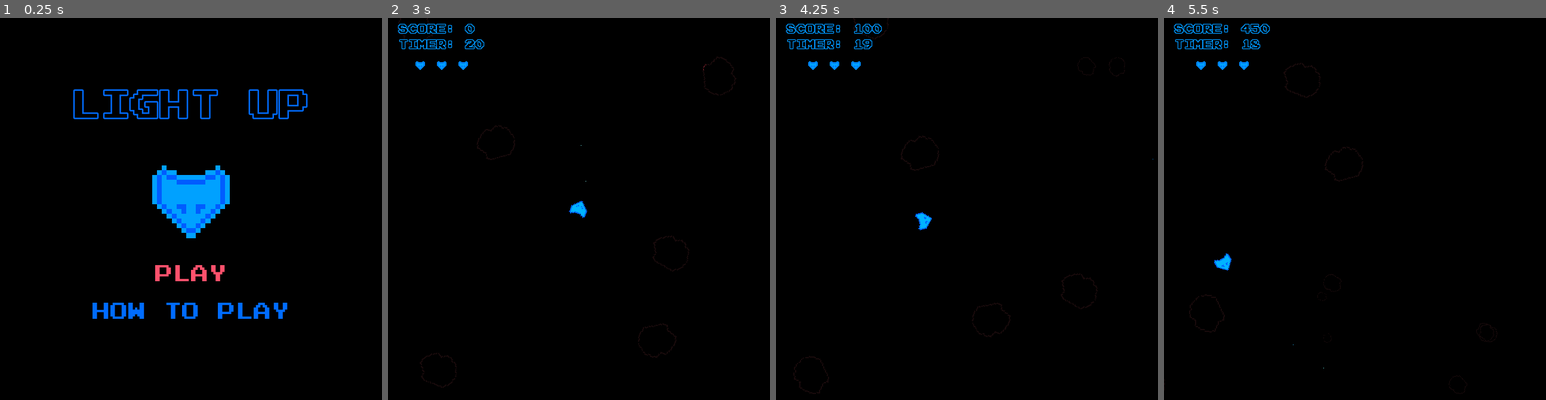
Above: before the commit, frames 1-4 (left to right).
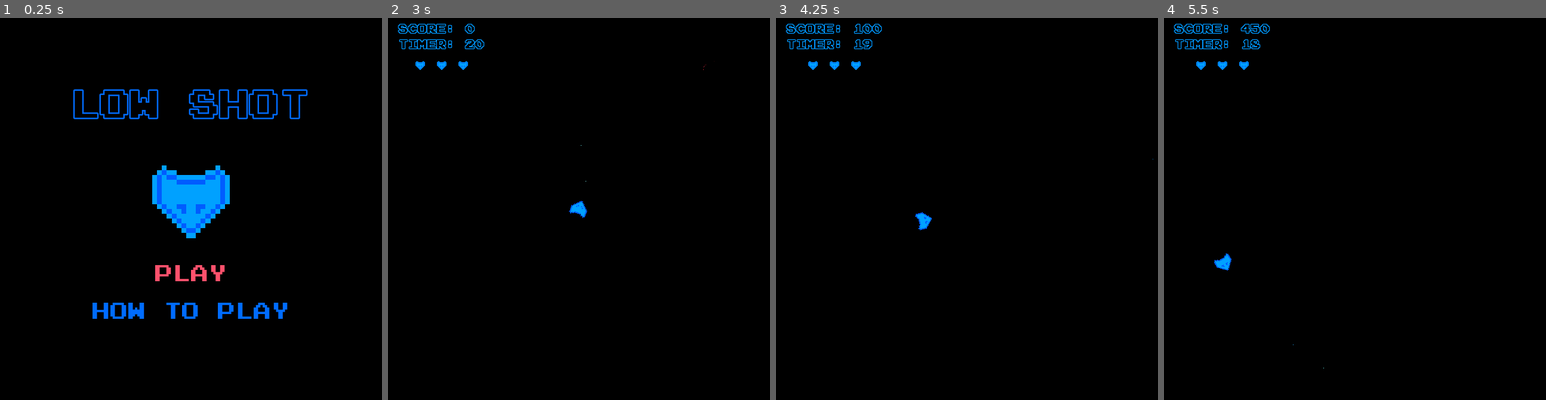
Above: after the commit, the same moments.

Repository: LucMat50/20SecondGameJam2025
Game: Godot game, scene res://scenes/main_menu.tscn
Same seed, same stepped clock (60 frames per second), same inputs: the game is played once before the commit and once after it.
Inputs:
- Up to frame 1 (0.25 s): no input
- Up to frame 2 (3 s): click "PLAY" at 0.5 s; click "PLAY" at 1.25 s; click "HOW TO PLAY" at 2 s; tap Enter at 2.75 s; hold Right (move_right) from 2.78 s (still down); hold Space (shoot) from 2.78 s (still down)
- Up to frame 3 (4.25 s): release Right (move_right) at 3.53 s; release Space (shoot) at 3.53 s; hold Down (move_down) from 3.53 s (still down); tap Space (shoot) at 3.6 s
- Up to frame 4 (5.5 s): release Down (move_down) at 4.28 s; hold Right (move_right) 4.28-5.03 s; hold Space (shoot) 4.28-5.03 s; hold Up (move_up) from 5.03 s (still down); tap Space (shoot) at 5.1 s

The runs differ from the first frame. In frame 1, 1.5% of the frame differs, in the area x 25-81%, y 18-27%; in frame 2, less than 0.1%; in frame 3, less than 0.1%; in frame 4, less than 0.1%.

Commit message:
changes were made

Diff:
--- a/20-second-game-jam-2025/project.godot
+++ b/20-second-game-jam-2025/project.godot
@@ -13,7 +13,11 @@
 config/name="20SecondGameJam2025"
 run/main_scene="uid://d3a1n2v1gumbs"
 config/features=PackedStringArray("4.5", "GL Compatibility")
-config/icon="res://icon.svg"
+config/icon="uid://d31d7e3mgb7ec"
+
+[audio]
+
+buses/default_bus_layout=""
 
 [display]
 
--- /dev/null
+++ b/20-second-game-jam-2025/scenes/game_won.tscn
@@ -0,0 +1,144 @@
+[gd_scene load_steps=15 format=3 uid="uid://cvi56jfqus1sr"]
+
+[ext_resource type="Script" uid="uid://c0ru1cho7uqsc" path="res://scripts/game_won.gd" id="1_bb2ko"]
+[ext_resource type="FontFile" uid="uid://cwqwdy7461r4y" path="res://assets/PressStart2P-Regular.ttf" id="2_xh1nx"]
+[ext_resource type="AudioStream" uid="uid://fa320d514sgq" path="res://sounds/yippee.mp3" id="3_xh1nx"]
+
+[sub_resource type="LabelSettings" id="LabelSettings_wqhvx"]
+font = ExtResource("2_xh1nx")
+font_size = 50
+font_color = Color(0, 0, 0, 1)
+outline_size = 10
+outline_color = Color(1, 0.31814677, 0.42274922, 1)
+
+[sub_resource type="StyleBoxEmpty" id="StyleBoxEmpty_wqhvx"]
+
+[sub_resource type="StyleBoxEmpty" id="StyleBoxEmpty_tbwuq"]
+
+[sub_resource type="StyleBoxEmpty" id="StyleBoxEmpty_v3hpu"]
+
+[sub_resource type="StyleBoxEmpty" id="StyleBoxEmpty_irg28"]
+
+[sub_resource type="StyleBoxEmpty" id="StyleBoxEmpty_2jtsn"]
+
+[sub_resource type="StyleBoxEmpty" id="StyleBoxEmpty_racf3"]
+
+[sub_resource type="StyleBoxEmpty" id="StyleBoxEmpty_7m3ot"]
+
+[sub_resource type="StyleBoxEmpty" id="StyleBoxEmpty_8bugq"]
+
+[sub_resource type="StyleBoxEmpty" id="StyleBoxEmpty_wawo4"]
+
+[sub_resource type="StyleBoxEmpty" id="StyleBoxEmpty_56v3a"]
+
+[node name="Winner" type="Control"]
+layout_mode = 3
+anchors_preset = 5
+anchor_left = 0.5
+anchor_right = 0.5
+grow_horizontal = 2
+script = ExtResource("1_bb2ko")
+
+[node name="Label" type="Label" parent="."]
+layout_mode = 1
+anchors_preset = 8
+anchor_left = 0.5
+anchor_top = 0.5
+anchor_right = 0.5
+anchor_bottom = 0.5
+offset_left = -317.5
+offset_right = 322.5
+offset_bottom = 317.0
+grow_horizontal = 2
+grow_vertical = 2
+text = "YOU WON!"
+label_settings = SubResource("LabelSettings_wqhvx")
+horizontal_alignment = 1
+vertical_alignment = 1
+
+[node name="VBoxContainer1" type="VBoxContainer" parent="."]
+layout_mode = 1
+anchors_preset = 8
+anchor_left = 0.5
+anchor_top = 0.5
+anchor_right = 0.5
+anchor_bottom = 0.5
+offset_left = -190.0
+offset_top = 193.0
+offset_right = 192.0
+offset_bottom = 335.0
+grow_horizontal = 2
+grow_vertical = 2
+theme_override_constants/separation = 33
+alignment = 1
+
+[node name="Score" type="Label" parent="VBoxContainer1"]
+layout_mode = 2
+theme_override_fonts/font = ExtResource("2_xh1nx")
+theme_override_font_sizes/font_size = 30
+text = "SCORE: "
+vertical_alignment = 1
+
+[node name="Highscore" type="Label" parent="VBoxContainer1"]
+layout_mode = 2
+theme_override_fonts/font = ExtResource("2_xh1nx")
+theme_override_font_sizes/font_size = 30
+text = "HIGH SCORE: "
+vertical_alignment = 1
+
+[node name="VBoxContainer2" type="VBoxContainer" parent="."]
+layout_mode = 1
+anchors_preset = 8
+anchor_left = 0.5
+anchor_top = 0.5
+anchor_right = 0.5
+anchor_bottom = 0.5
+offset_left = -79.0
+offset_top = 320.0
+offset_right = 79.0
+offset_bottom = 487.5
+grow_horizontal = 2
+grow_vertical = 2
+theme_override_constants/separation = 33
+alignment = 1
+
+[node name="Retry" type="Button" parent="VBoxContainer2"]
+layout_mode = 2
+focus_neighbor_right = NodePath("../Quit")
+focus_neighbor_bottom = NodePath("../Quit")
+theme_override_colors/font_color = Color(0, 0.42352942, 1, 1)
+theme_override_colors/font_focus_color = Color(1, 0.31764707, 0.42352942, 1)
+theme_override_colors/font_pressed_color = Color(0, 0.42352942, 1, 1)
+theme_override_fonts/font = ExtResource("2_xh1nx")
+theme_override_font_sizes/font_size = 30
+theme_override_styles/normal = SubResource("StyleBoxEmpty_wqhvx")
+theme_override_styles/pressed = SubResource("StyleBoxEmpty_tbwuq")
+theme_override_styles/hover = SubResource("StyleBoxEmpty_v3hpu")
+theme_override_styles/disabled = SubResource("StyleBoxEmpty_irg28")
+theme_override_styles/focus = SubResource("StyleBoxEmpty_2jtsn")
+action_mode = 0
+button_mask = 0
+text = "RETRY"
+icon_alignment = 1
+
+[node name="Quit" type="Button" parent="VBoxContainer2"]
+layout_mode = 2
+theme_override_colors/font_color = Color(0, 0.42352942, 1, 1)
+theme_override_colors/font_focus_color = Color(1, 0.31764707, 0.42352942, 1)
+theme_override_colors/font_pressed_color = Color(0, 0.42352942, 1, 1)
+theme_override_fonts/font = ExtResource("2_xh1nx")
+theme_override_font_sizes/font_size = 30
+theme_override_styles/normal = SubResource("StyleBoxEmpty_racf3")
+theme_override_styles/pressed = SubResource("StyleBoxEmpty_7m3ot")
+theme_override_styles/hover = SubResource("StyleBoxEmpty_8bugq")
+theme_override_styles/disabled = SubResource("StyleBoxEmpty_wawo4")
+theme_override_styles/focus = SubResource("StyleBoxEmpty_56v3a")
+action_mode = 0
+text = "QUIT"
+icon_alignment = 1
+
+[node name="Yippee" type="AudioStreamPlayer" parent="."]
+stream = ExtResource("3_xh1nx")
+
+[connection signal="pressed" from="VBoxContainer2/Retry" to="." method="_on_retry_pressed"]
+[connection signal="pressed" from="VBoxContainer2/Quit" to="." method="_on_quit_pressed"]
--- a/20-second-game-jam-2025/scenes/hud.tscn
+++ b/20-second-game-jam-2025/scenes/hud.tscn
@@ -48,3 +48,6 @@
 
 [node name="WorldTimer" type="Timer" parent="."]
 wait_time = 21.0
+one_shot = true
+
+[connection signal="timeout" from="WorldTimer" to="." method="_on_world_timer_timeout"]
--- a/20-second-game-jam-2025/scenes/life.tscn
+++ b/20-second-game-jam-2025/scenes/life.tscn
@@ -5,4 +5,5 @@
 [node name="Life" type="TextureRect"]
 offset_right = 40.0
 offset_bottom = 40.0
+scale = Vector2(2, 2)
 texture = ExtResource("1_tf86k")
--- a/20-second-game-jam-2025/scenes/main_game.tscn
+++ b/20-second-game-jam-2025/scenes/main_game.tscn
@@ -1,10 +1,28 @@
-[gd_scene load_steps=9 format=3 uid="uid://dcqr5gi5i5ncn"]
+[gd_scene load_steps=12 format=3 uid="uid://dcqr5gi5i5ncn"]
 
 [ext_resource type="Script" uid="uid://dms67abwk14sv" path="res://scripts/main_game.gd" id="1_72e8q"]
 [ext_resource type="PackedScene" uid="uid://vhbebbbfm2e4" path="res://scenes/player.tscn" id="1_s3esy"]
 [ext_resource type="PackedScene" uid="uid://c4oy5tkixvo7t" path="res://scenes/hud.tscn" id="2_0rdsr"]
 [ext_resource type="PackedScene" uid="uid://ceyv1v2yxulx0" path="res://scenes/asteroid.tscn" id="3_d2op2"]
 [ext_resource type="PackedScene" uid="uid://b41p7uf1if2fi" path="res://scenes/game_over.tscn" id="3_ipu61"]
+[ext_resource type="PackedScene" uid="uid://cvi56jfqus1sr" path="res://scenes/game_won.tscn" id="4_70vka"]
+[ext_resource type="AudioStream" uid="uid://brg21vsf2a2wv" path="res://sounds/laser.wav" id="6_ygxny"]
+[ext_resource type="AudioStream" uid="uid://bum0baebfen46" path="res://sounds/asteroid.wav" id="7_wi4c7"]
+
+[sub_resource type="Animation" id="Animation_ygxny"]
+length = 0.001
+tracks/0/type = "value"
+tracks/0/imported = false
+tracks/0/enabled = true
+tracks/0/path = NodePath(".:color")
+tracks/0/interp = 1
+tracks/0/loop_wrap = true
+tracks/0/keys = {
+"times": PackedFloat32Array(0),
+"transitions": PackedFloat32Array(1),
+"update": 0,
+"values": [Color(0, 0, 0, 1)]
+}
 
 [sub_resource type="Animation" id="Animation_ipu61"]
 resource_name = "fade_out"
@@ -18,22 +36,7 @@
 "times": PackedFloat32Array(0, 1),
 "transitions": PackedFloat32Array(1, 1),
 "update": 0,
-"values": [Color(0.11304883, 0.11304883, 0.11304883, 1), Color(1, 1, 1, 1)]
-}
-
-[sub_resource type="Animation" id="Animation_ygxny"]
-length = 0.001
-tracks/0/type = "value"
-tracks/0/imported = false
-tracks/0/enabled = true
-tracks/0/path = NodePath(".:color")
-tracks/0/interp = 1
-tracks/0/loop_wrap = true
-tracks/0/keys = {
-"times": PackedFloat32Array(0),
-"transitions": PackedFloat32Array(1),
-"update": 0,
-"values": [Color(0.11304883, 0.11304883, 0.11304883, 1)]
+"values": [Color(0, 0, 0, 1), Color(1, 1, 1, 1)]
 }
 
 [sub_resource type="AnimationLibrary" id="AnimationLibrary_wi4c7"]
@@ -50,6 +53,9 @@
 [node name="HUD" parent="UI" instance=ExtResource("2_0rdsr")]
 
 [node name="Game Over" parent="UI" instance=ExtResource("3_ipu61")]
+visible = false
+
+[node name="Winner" parent="UI" instance=ExtResource("4_70vka")]
 visible = false
 
 [node name="Player" parent="." instance=ExtResource("1_s3esy")]
@@ -79,12 +85,19 @@
 
 [node name="CanvasModulate" type="CanvasModulate" parent="."]
 modulate = Color(1, 1, 1, 0)
-color = Color(0.11304883, 0.11304883, 0.11304883, 1)
+color = Color(0, 0, 0, 1)
 
 [node name="AnimationPlayer" type="AnimationPlayer" parent="CanvasModulate"]
 libraries = {
 &"": SubResource("AnimationLibrary_wi4c7")
 }
 
+[node name="LaserSound" type="AudioStreamPlayer" parent="."]
+stream = ExtResource("6_ygxny")
+
+[node name="AsteroidSound" type="AudioStreamPlayer" parent="."]
+stream = ExtResource("7_wi4c7")
+
 [connection signal="stop_timer" from="." to="UI/HUD" method="_on_main_game_stop_timer"]
+[connection signal="player_won" from="UI/HUD" to="." method="_on_hud_player_won"]
 [connection signal="animation_finished" from="CanvasModulate/AnimationPlayer" to="." method="_on_animation_player_animation_finished"]
--- a/20-second-game-jam-2025/scenes/main_menu.tscn
+++ b/20-second-game-jam-2025/scenes/main_menu.tscn
@@ -34,7 +34,7 @@
 offset_left = -320.0
 offset_right = 318.0
 offset_bottom = 297.0
-text = "LIGHT UP"
+text = "LOW SHOT"
 label_settings = SubResource("LabelSettings_wu84c")
 horizontal_alignment = 1
 vertical_alignment = 1
--- a/20-second-game-jam-2025/scripts/game_over.gd
+++ b/20-second-game-jam-2025/scripts/game_over.gd
@@ -7,7 +7,6 @@
 	visible = true
 	retryButton.grab_focus()
 
-
 func _on_retry_pressed() -> void:
 	get_tree().change_scene_to_file("res://scenes/main_game.tscn")
 
--- /dev/null
+++ b/20-second-game-jam-2025/scripts/game_won.gd
@@ -0,0 +1,23 @@
+extends Control
+
+@onready var score = $VBoxContainer1/Score:
+	set(value):
+		score.text = "SCORE: " + str(value)
+
+@onready var high_score = $VBoxContainer1/Highscore:
+	set(value):
+		high_score.text = "HIGH SCORE: " + str(value)
+
+@onready var retryButton = $VBoxContainer2/Retry
+@onready var quitButton = $VBoxContainer2/Quit
+
+func _show_screen():
+	$Yippee.play()
+	visible = true
+	retryButton.grab_focus()
+
+func _on_retry_pressed() -> void:
+	get_tree().change_scene_to_file("res://scenes/main_game.tscn")
+
+func _on_quit_pressed() -> void:
+	get_tree().change_scene_to_file("res://scenes/main_menu.tscn")
--- a/20-second-game-jam-2025/scripts/hud.gd
+++ b/20-second-game-jam-2025/scripts/hud.gd
@@ -8,6 +8,11 @@
 @onready var countDown = $VBoxContainer/Timer
 
 @onready var lives = $VBoxContainer/Lives
+
+@onready var canvasMod = $/root/main_game/CanvasModulate/AnimationPlayer
+@onready var player = $/root/main_game/Player
+
+signal player_won
 
 var life_scene = preload("res://scenes/life.tscn")
 
@@ -30,6 +35,10 @@
 func _process(_delta: float) -> void:
 	countDown.text = "TIMER: %02d" % _time_left()
 
-
 func _on_main_game_stop_timer() -> void:
 	timer.paused = true
+
+func _on_world_timer_timeout() -> void:
+	player.set_process_mode(Node.PROCESS_MODE_DISABLED)
+	canvasMod.play("fade_out")
+	emit_signal("player_won")
--- a/20-second-game-jam-2025/scripts/main_game.gd
+++ b/20-second-game-jam-2025/scripts/main_game.gd
@@ -1,10 +1,13 @@
 extends Node2D
+
+const SAVEFILE = "user://savefile.save"
 
 @onready var bullets = $Bullets
 @onready var player = $Player
 @onready var asteroids = $Asteroids
 @onready var hud = $UI/HUD
 @onready var game_over = $"UI/Game Over"
+@onready var game_won = $UI/Winner
 @onready var canvasMod = $CanvasModulate/AnimationPlayer
 
 var asteroid_scene = preload("res://scenes/asteroid.tscn")
@@ -19,15 +22,20 @@
 	set(value):
 		score = value
 		hud.score = score
+		game_won.score = score
 
-var timer := 20:
+var high_score := 0:
 	set(value):
-		timer = value
-		hud.timer = timer
+		high_score = value
+		game_won.high_score = high_score
+
+var current_score = 0
+var player_won = false
 
 signal stop_timer
 
 func _ready():
+	_load_score()
 	score = 0
 	lives = 3
 	game_over.hide()
@@ -39,9 +47,11 @@
 		asteroid.connect("exploded", _on_asteroid_exploded)
 
 func _on_player_bullet_shot(bullet):
+	$LaserSound.play()
 	bullets.add_child(bullet)
 
 func _on_asteroid_exploded(pos, size, points):
+	$AsteroidSound.play()
 	score += points
 	for i in range(2):
 		match size:
@@ -69,6 +79,30 @@
 		canvasMod.play("fade_out")
 		player.set_process_mode(Node.PROCESS_MODE_DISABLED)
 
+func _on_hud_player_won() -> void:
+	player_won = true
+
+func _save_score() -> void:
+	var file = FileAccess.open(SAVEFILE, FileAccess.WRITE_READ)
+	if file:
+		file.store_32(high_score)
+
+func _load_score() -> void:
+	var file = FileAccess.open(SAVEFILE, FileAccess.READ)
+	if FileAccess.file_exists(SAVEFILE):
+		high_score = file.get_32()
+
+func _update_high_score() -> void:
+	if score > high_score:
+		high_score = score
+		_save_score()
+
 func _on_animation_player_animation_finished(anim_name: StringName) -> void:
 	if anim_name == "fade_out":
-		game_over._show_screen()
+		if lives <= 0:
+			game_over._show_screen()
+			print(high_score)
+		elif player_won:
+			_update_high_score()
+			game_won._show_screen()
+			print(high_score)
--- a/20-second-game-jam-2025/scripts/player.gd
+++ b/20-second-game-jam-2025/scripts/player.gd
@@ -52,7 +52,6 @@
 
 	move_and_slide()
 
-
 	var screen_size = get_viewport_rect().size
 	if global_position.y < -200:
 		global_position.y = screen_size.y + 200
@@ -90,7 +89,6 @@
 		velocity = Vector2.ZERO
 		collision.set_deferred("disabled", false)
 
-
 func _on_animation_player_animation_finished(anim_name: StringName) -> void:
 	if anim_name == "blink":
 		respawn(global_position)
Not shown, added: 20-second-game-jam-2025/scripts/game_won.gd.uid
Not shown, added: 20-second-game-jam-2025/sounds/asteroid.wav.import
Not shown, added: 20-second-game-jam-2025/sounds/laser.wav.import
Not shown, added: 20-second-game-jam-2025/sounds/yippee.mp3.import
Not shown, added: 20-second-game-jam-2025/sounds/asteroid.wav
Not shown, added: 20-second-game-jam-2025/sounds/laser.wav
Not shown, added: 20-second-game-jam-2025/sounds/yippee.mp3
